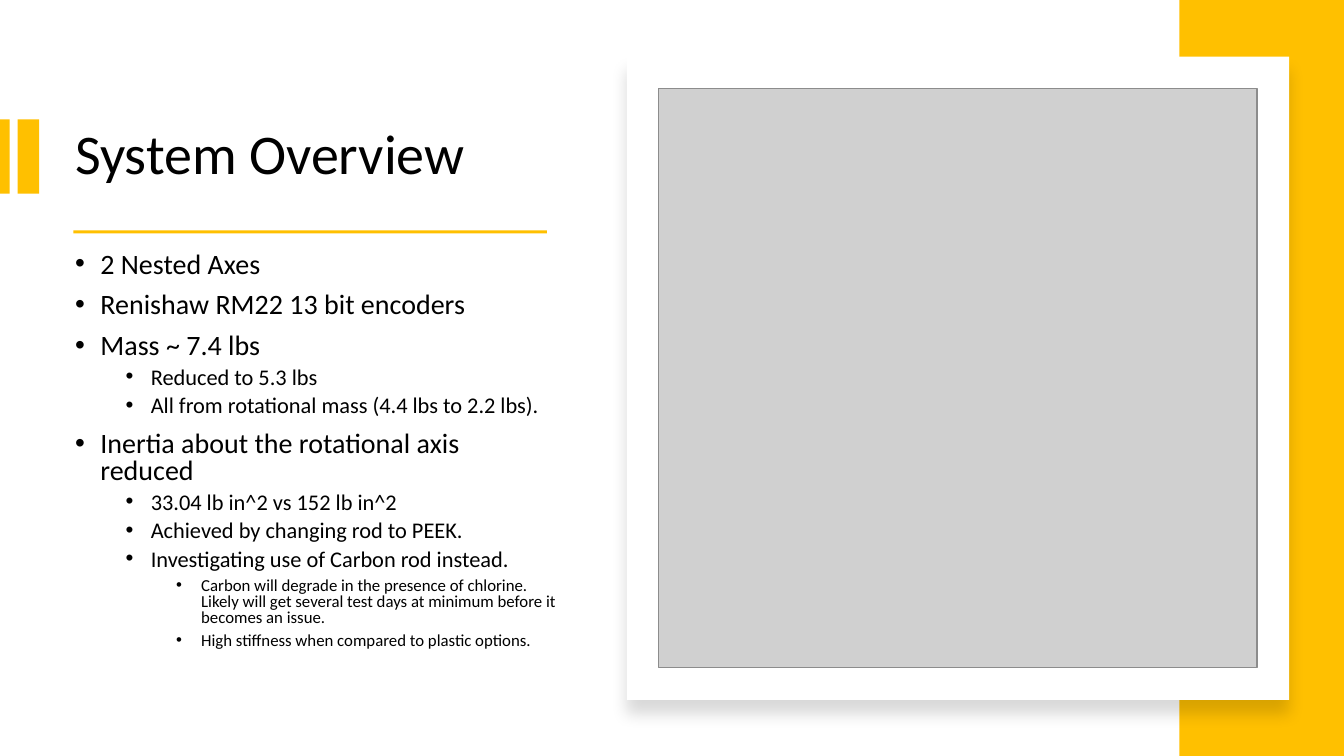
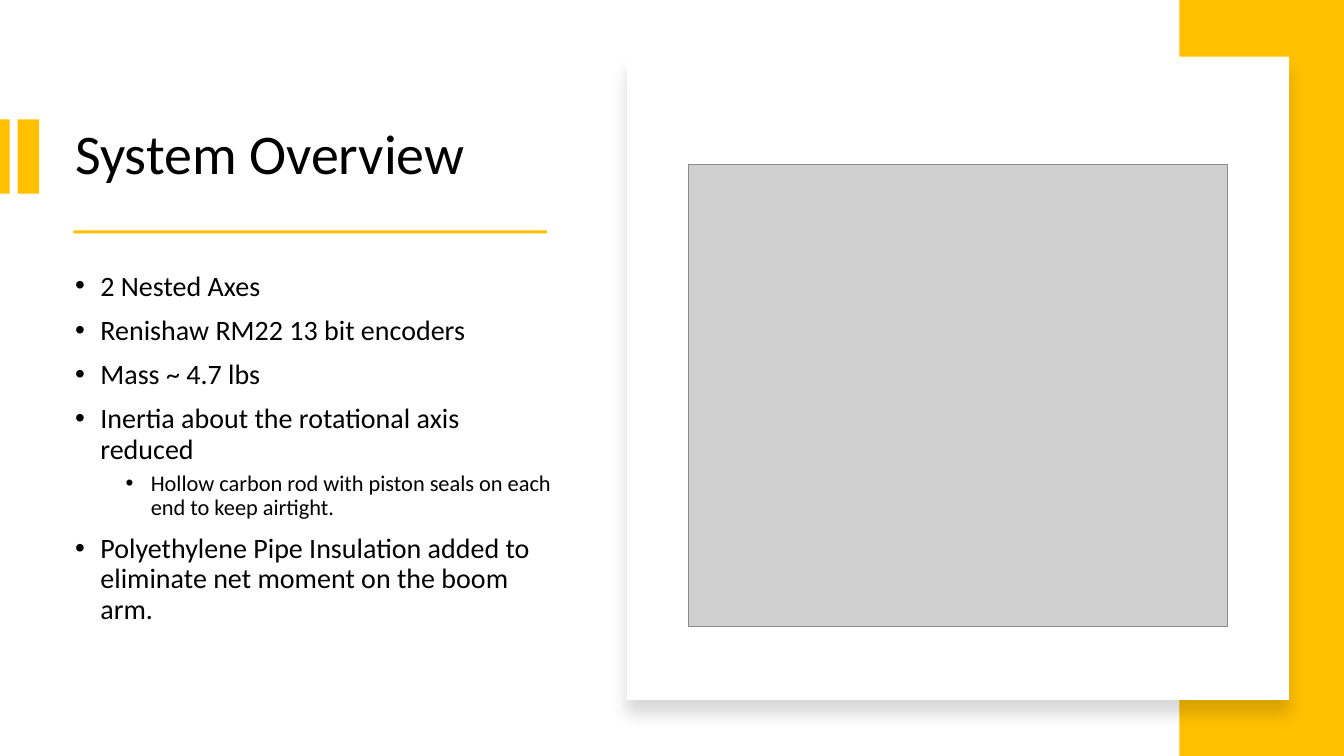
Before and after one commit to NCSUCORE/DoEOceanKiteProject, a slide deck: slide 1 of documentation/kiteCAD/solidworks/Line Angle Sensor/Line Angle Sensor Design.pptx (slide 3 before the commit). Drawn at 1344x756 pixels with LibreOffice and Linux fonts; fonts in the diff are those of the drawing; grey boxes stand for pictures. Boxes give left, top, right and bottom in pixels: in the first picture for what was removed or moved away, otherwise in the second. Text is boxed around its words. In the diff, an @@ line names an element or a change of style, - is before the commit and + after.

Commit message:
Revised LAS drawings to match new design. Dealt with small assembly issues arising from implementation of cad revision. - AA

```diff
--- a/documentation/kiteCAD/solidworks/Line Angle Sensor/Line Angle Sensor Design.pptx
+++ b/documentation/kiteCAD/solidworks/Line Angle Sensor/Line Angle Sensor Design.pptx
@@ picture: place and size @@
-picture at (659, 88, 1257, 667)
+picture at (689, 164, 1227, 627)
@@ text at (100, 276, 465, 460): line spacing 0.8 to 0.9 @@
@@ text at (100, 364, 260, 385): text changed; size 16 to 20 pt @@
-• Mass ~ 7.4 lbs
-  • Reduced to 5.3 lbs
-  • All from rotational mass (4.4 lbs to 2.2 lbs).
+• Mass ~ 4.7 lbs
@@ text at (100, 475, 551, 620): text changed; size 12 to 20 pt @@
-  • 33.04 lb in^2 vs 152 lb in^2
-  • Achieved by changing rod to PEEK.
-  • Investigating use of Carbon rod instead.
-    • Carbon will degrade in the presence of chlorine. Likely will get several test days at minimum before it becomes an issue.
-    • High stiffness when compared to plastic options.
+  • Hollow carbon rod with piston seals on each end to keep airtight.
+• Polyethylene Pipe Insulation added to eliminate net moment on the boom arm.
```
Also in this commit, not shown: 1 other slide changed, 2 slides added, 9 slides removed, 17 other files.
